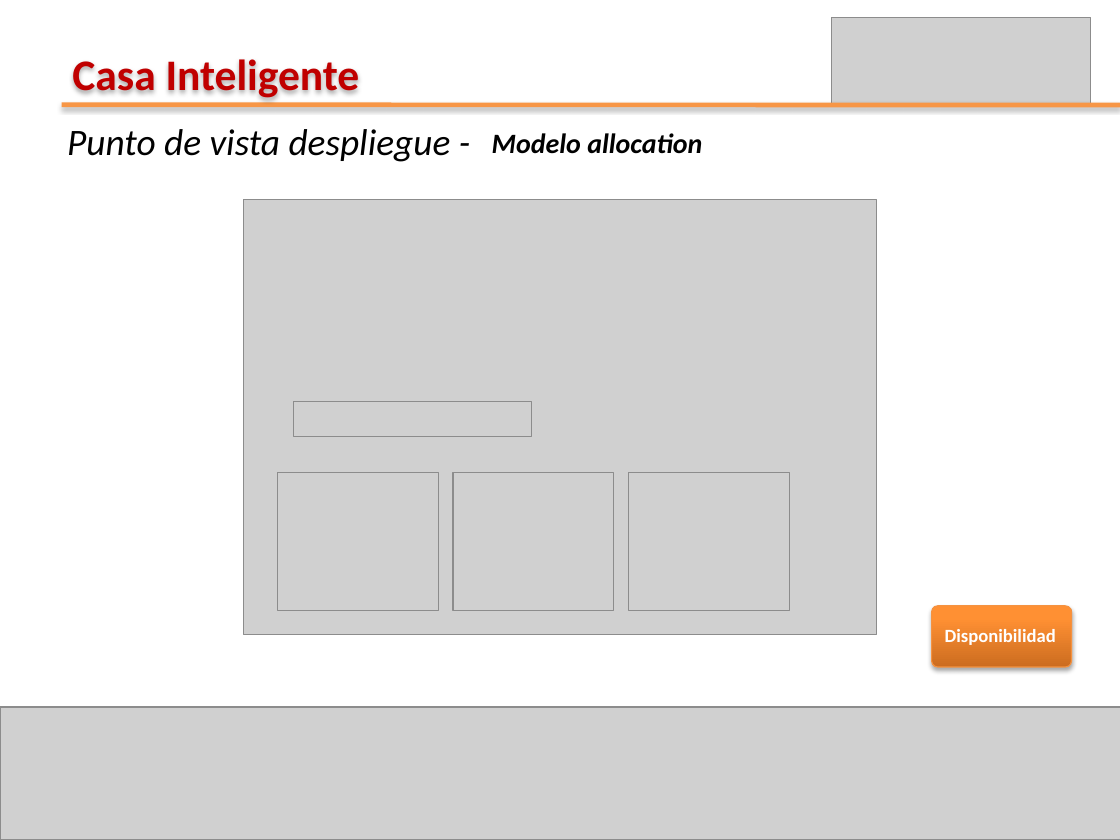
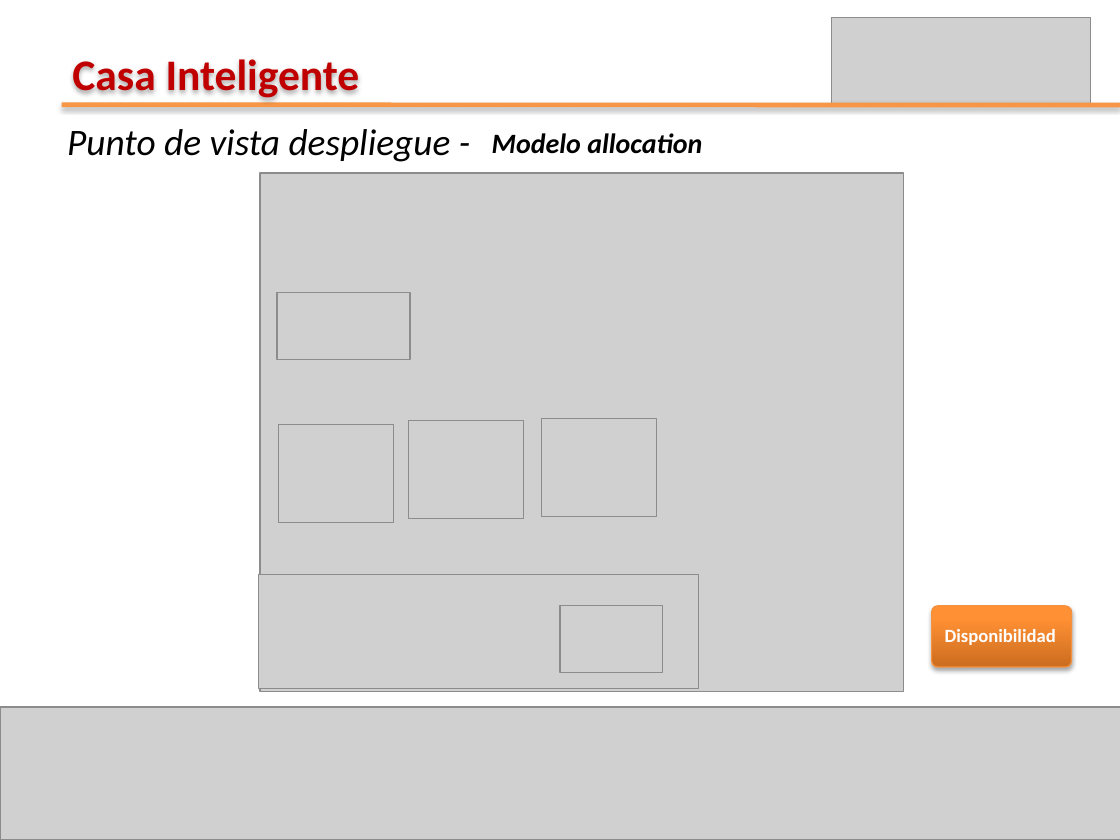
Before and after one commit to leseroth/ingenium-managment, a slide deck: slide 11 of CSOF5204 Arquitectura de Software/0609SegundaEntregaSAD.pptx. Drawn at 1120x840 pixels with LibreOffice and Linux fonts; fonts in the diff are those of the drawing; grey boxes stand for pictures. Boxes give left, top, right and bottom in pixels: in the first picture for what was removed or moved away, otherwise in the second. Text is boxed around its words. In the diff, an @@ line names an element or a change of style, - is before the commit and + after.

Commit message:
Final

```diff
--- a/CSOF5204 Arquitectura de Software/0609SegundaEntregaSAD.pptx
+++ b/CSOF5204 Arquitectura de Software/0609SegundaEntregaSAD.pptx
@@ picture: place and size @@
-picture at <box>243,199,877,635</box>
+picture at <box>260,174,904,692</box>
@@ picture added at <box>277,292,410,358</box> @@
@@ picture removed at <box>293,401,532,437</box> @@
@@ picture: place and size @@
-picture at <box>628,473,790,610</box>
+picture at <box>542,418,656,516</box>
@@ picture: place and size @@
-picture at <box>278,473,439,610</box>
+picture at <box>279,424,393,523</box>
@@ picture: place and size @@
-picture at <box>452,473,614,610</box>
+picture at <box>409,421,523,520</box>
@@ picture added at <box>259,575,699,688</box> @@
@@ picture added at <box>560,605,662,672</box> @@
```
Also in this commit, not shown: 3 other slides changed.
